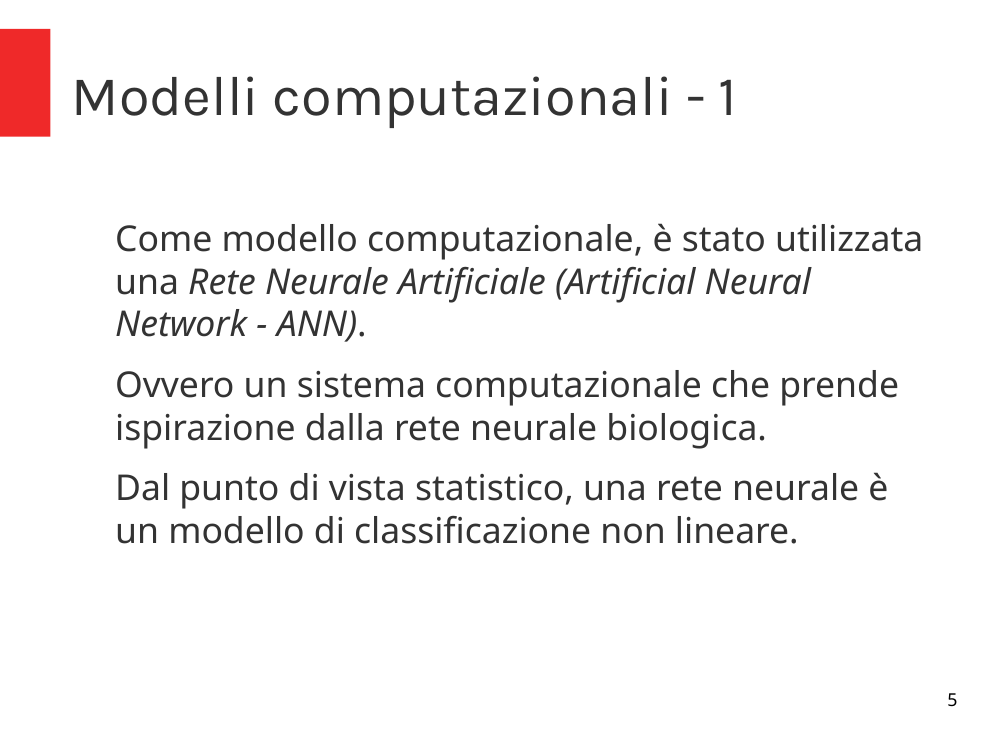
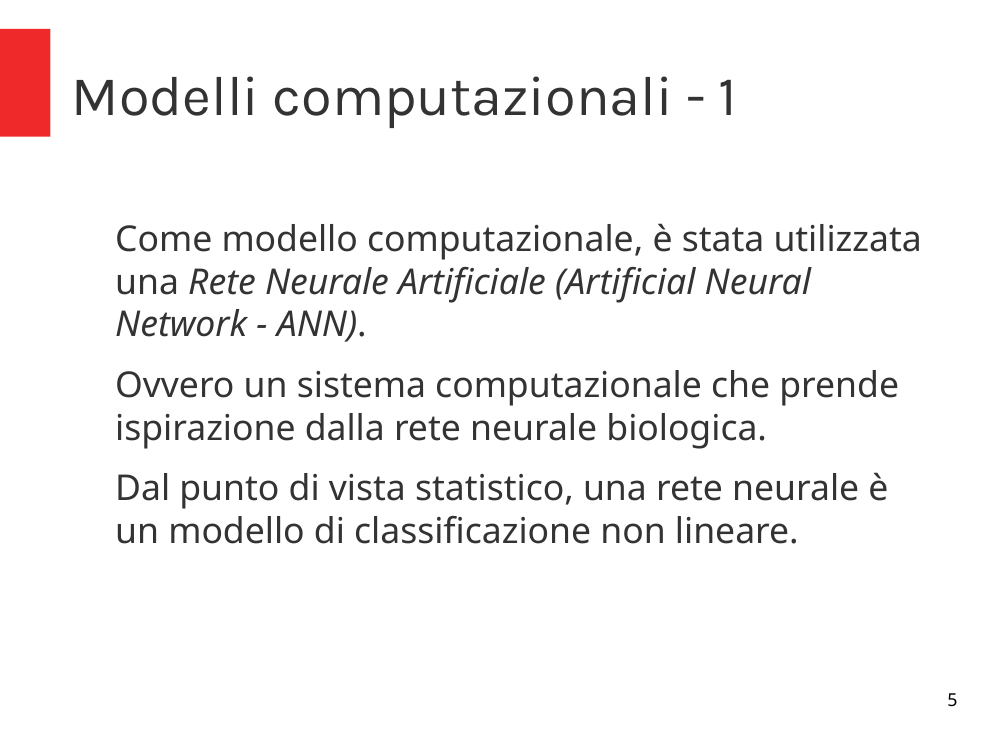
Before and after one commit to micheleFraccaroli/Progetto_IA, a slide deck: slide 5 of Presentazione/Press.odp. Drawn at 1008x756 pixels with LibreOffice and Linux fonts; fonts in the diff are those of the drawing. Boxes give left, top, right and bottom in pixels: in the first picture for what was removed or moved away, otherwise in the second. Text is boxed around its words. In the diff, an @@ line names an element or a change of style, - is before the commit and + after.

```diff
--- a/Presentazione/Press.odp
+++ b/Presentazione/Press.odp
@@ text at (115, 223, 922, 342): text changed @@
-Come modello computazionale, è stato utilizzata una Rete Neurale Artificiale (Artificial Neural Network - ANN).
+Come modello computazionale, è stata utilizzata una Rete Neurale Artificiale (Artificial Neural Network - ANN).
```
Also in this commit, not shown: 6 other slides changed, 2 slides added, 9 other files.
